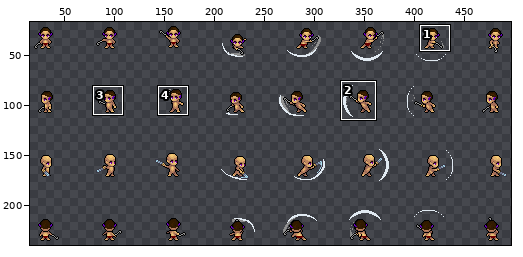
File history of a sprite sheet, reverbation/Sprites/PNG/Sword_attack/Sword_attack_full.png. The picture above shows the old version from afar; the outline marks the close-up.
Close-up. Before the edit:
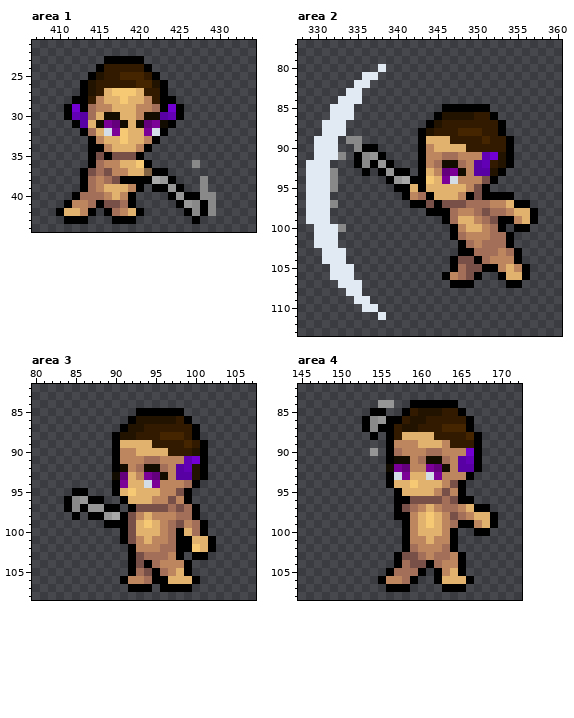
The file is 512x256 pixels. Colours within 5 levels of each other are drawn and written as one. Shown: area 1: x 407..434, y 21..44; area 2: x 328..360, y 77..113; area 3: x 80..107, y 82..108; area 4: x 145..172, y 82..108. The wide view leaves out empty margins. The commit also changed other parts of the picture, which this record leaves out.
The result:
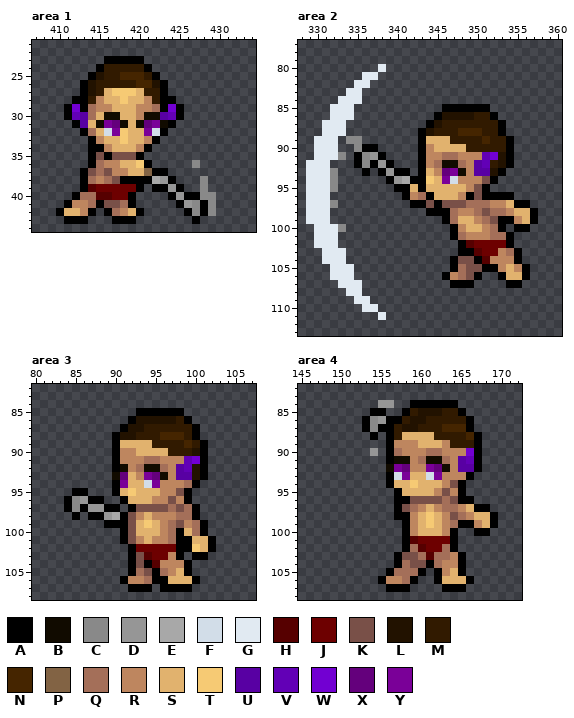
Palette (. is transparent): A #000000  B #110b00  C #898989  D #969696  E #a8a8a8  F #d2dde8  G #e1eaf2  H #560000  J #6d0000  K #795048  L #221200  M #311a00  N #452500  P #826344  Q #a46f59  R #be865f  S #e1b26e  T #f6ca74  U #5800a3  V #6200b6  W #7200d2  X #64007c  Y #7a0098
Change:
Area 1:
y 39: x 414..419 QRSSSR -> HJJJJJ
y 40: x 415..418 QRSR -> HHJJ
Area 2:
y 102: x 349..353 QRQQQ -> HJJJJ
y 103: x 350..352 QQQ -> HJJ
y 104: x 351 Q -> H
Area 3:
y 102: x 93..97 RRRQQ -> JJJJJ
y 103: x 94..96 QQQ -> HJJ
y 104: x 95 Q -> H
Area 4:
y 101: x 159..163 RRSRR -> HJJJJ
y 102: x 160..162 RRR -> HJJ
y 103: x 161 R -> H
Pixel boxes of the changes (left, top, right, bottom) in both close-ups:
changed: (88, 184, 136, 200)
changed: (466, 240, 506, 264)
changed: (136, 544, 176, 568)
changed: (410, 536, 450, 560)
